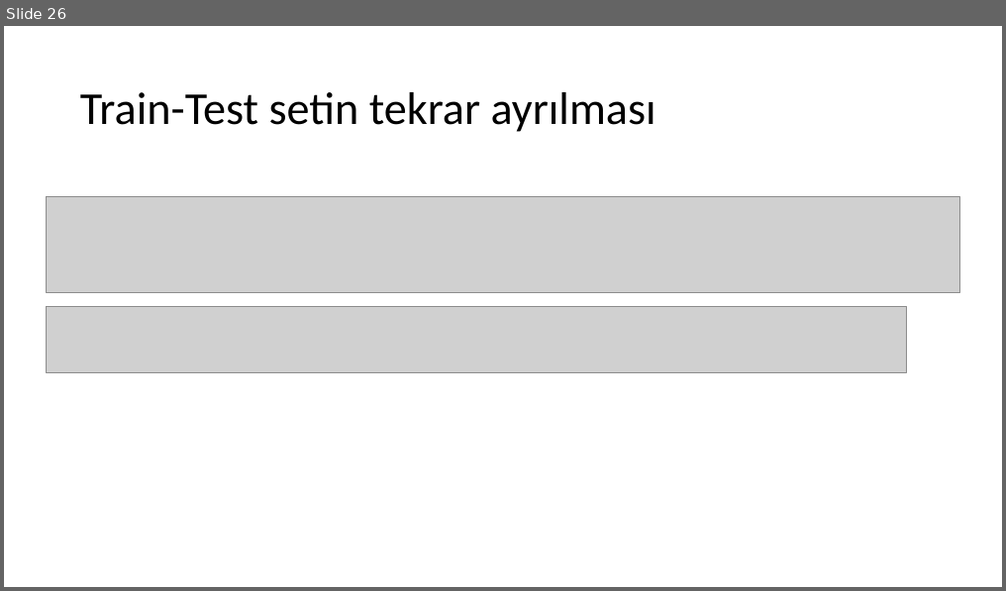
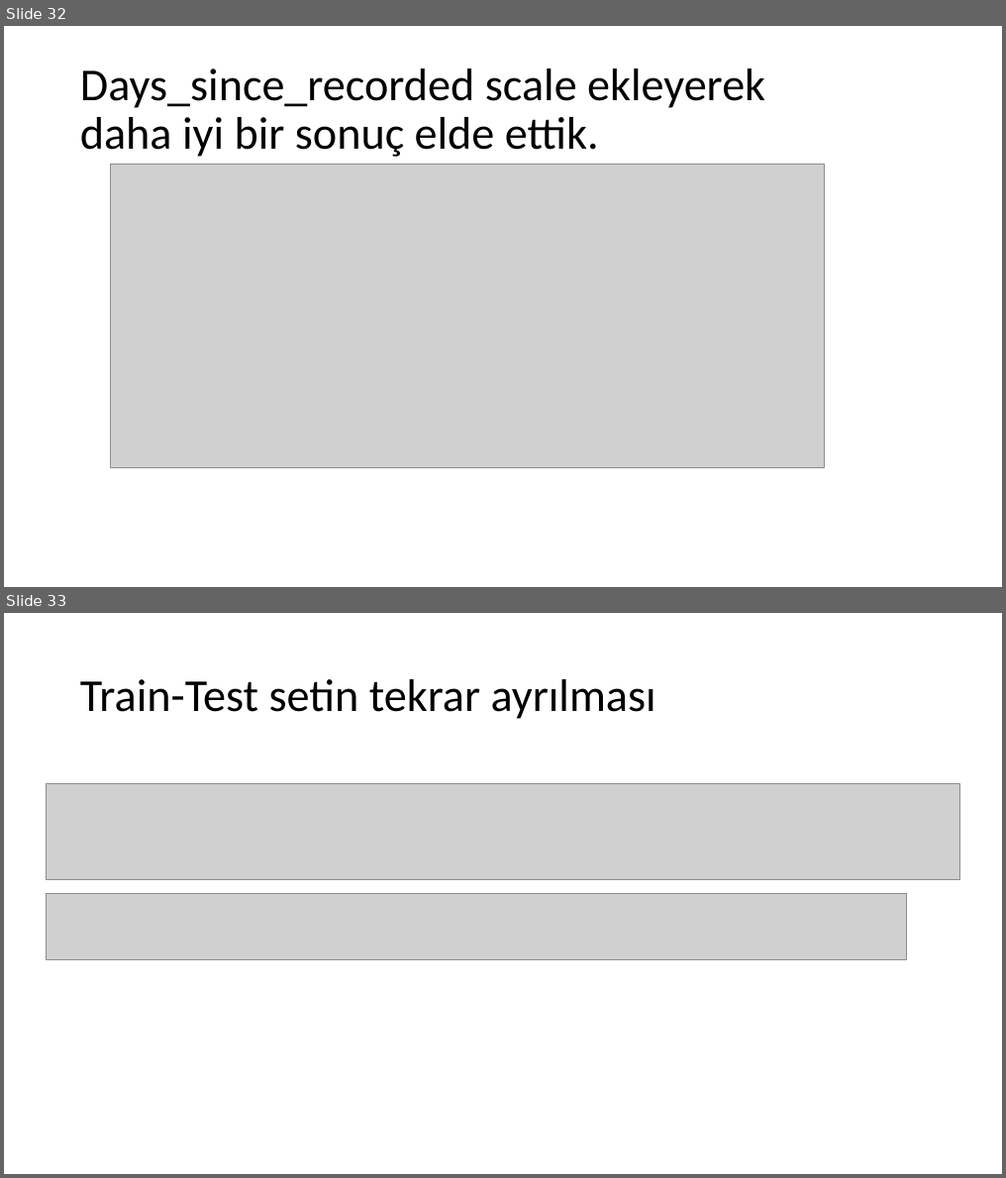
Before and after one commit to ayberkuslu/MLProject, a slide deck: FeatureSelection.pptx. Shown one above the other, each under a label of ours: slide 26 before the commit, slides 32 and 33 after it. The pictures are 1006x591 and 1006x1178 pixels, drawn with LibreOffice and Linux fonts; fonts in the diff are those of the drawing; grey boxes stand for pictures. Boxes give left, top, right and bottom in pixels: in the first picture for what was removed or moved away, otherwise in the second. Text is boxed around its words. In the diff, an @@ line names an element or a change of style, - is before the commit and + after.

```diff
--- a/FeatureSelection.pptx
+++ b/FeatureSelection.pptx
@@ slide 32 added at (4,26,1002,587), background #FFFFFF @@
@@ title added at (80,69,765,157), 44 pt, text #000000 @@
+Days_since_recorded scale ekleyerek
+daha iyi bir sonuç elde ettik.
@@ picture added at (110,165,826,468) @@
@@ what was slide 26 is now slide 33 @@
```
Also in this commit, not shown: 5 slides changed, 11 other slides added, 3 slides removed.
